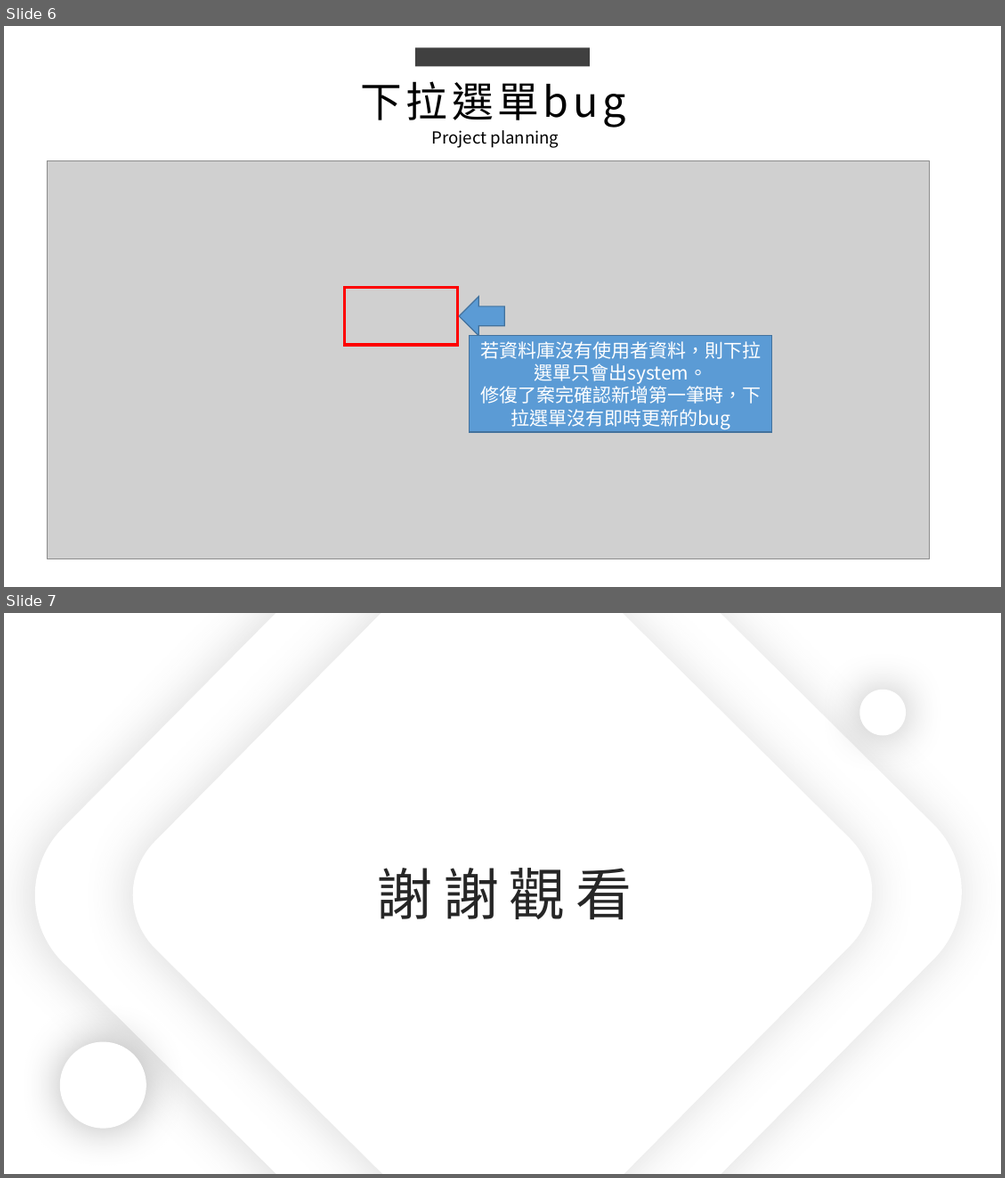
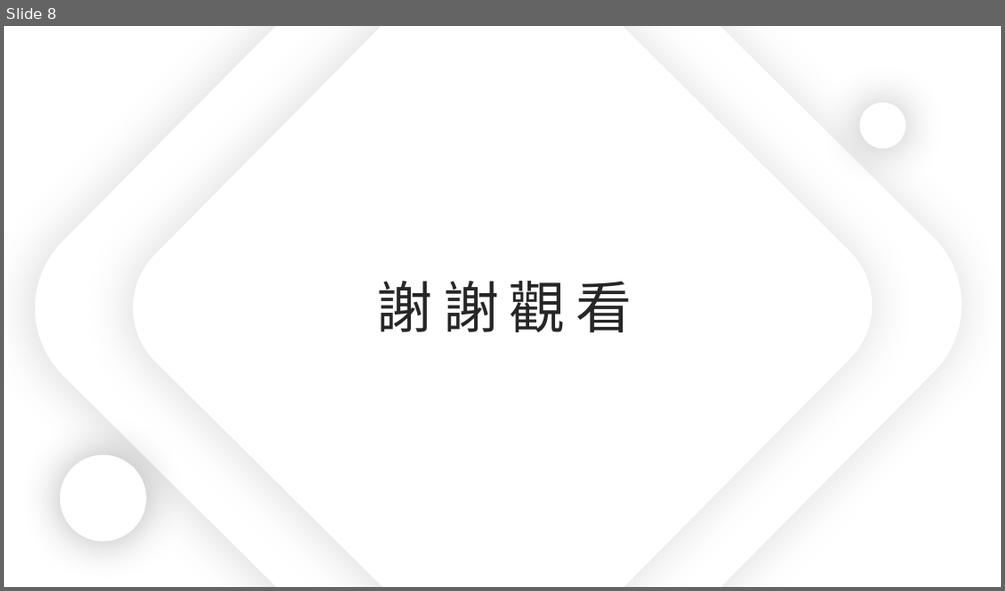
Before and after one commit to king637324/KnowledgeGreenhouseSystem, a slide deck: 工作日報_葉柏漢/2021.10/2021.10.14(加班)_2021.10.15工作日報_葉柏漢.pptx. Shown one above the other, each under a label of ours: slides 6 and 7 before the commit, slide 8 after it. The pictures are 1005x1178 and 1005x591 pixels, drawn with LibreOffice and Linux fonts; fonts in the diff are those of the drawing; grey boxes stand for pictures. Boxes give left, top, right and bottom in pixels: in the first picture for what was removed or moved away, otherwise in the second. Text is boxed around its words. In the diff, an @@ line names an element or a change of style, - is before the commit and + after.

```diff
--- a/工作日報_葉柏漢/2021.10/2021.10.14(加班)_2021.10.15工作日報_葉柏漢.pptx
+++ b/工作日報_葉柏漢/2021.10/2021.10.14(加班)_2021.10.15工作日報_葉柏漢.pptx
@@ slide 6 removed at bbox=[4, 26, 1001, 587], background #FFFFFF @@
@@ rectangle removed at bbox=[415, 47, 590, 66] @@
@@ text removed at bbox=[361, 81, 626, 127] @@
-下拉選單bug
@@ text removed at bbox=[432, 130, 558, 148] @@
-Project planning
@@ picture removed at bbox=[47, 160, 929, 558] @@
@@ rectangle removed at bbox=[344, 288, 457, 346] @@
@@ right arrow removed at bbox=[460, 297, 505, 336] @@
@@ rectangle removed at bbox=[469, 336, 772, 432] @@
-若資料庫沒有使用者資料，則下拉選單只會出system。
-修復了案完確認新增第一筆時，下拉選單沒有即時更新的bug
@@ what was slide 7 is now slide 8 @@
```
Also in this commit, not shown: 1 slide changed, 3 slides added, 1 other slide removed, 6 other files.
